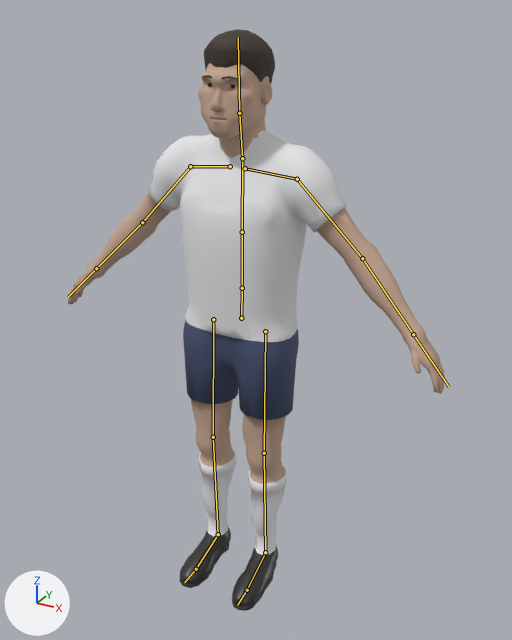
The Blender file assets/figure/figure.blend, before and after one commit.
Rendered twice from a 50 mm lens placed at (1.038, -1.778, 1.871), pointed at (0.059, 0.003, 0.981). Lighting does not change. The marker at lower left points along +X, +Y and +Z. The older version comes first. The bones that bend it are drawn over the model as lines.

The first picture shows 'body', 'eyes', 'hair_short'.
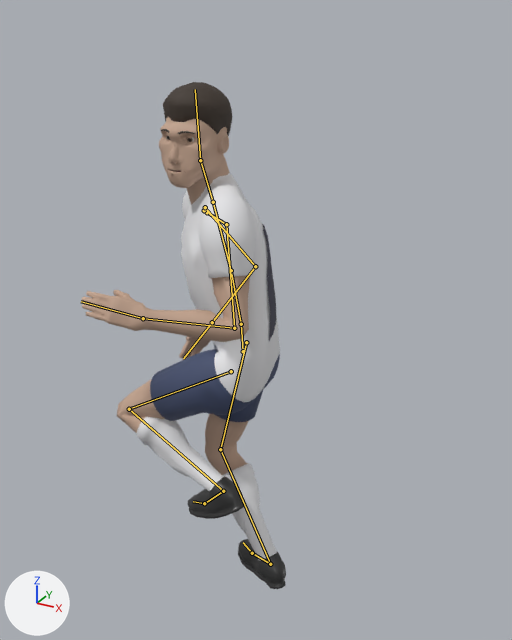
The newer file adds an action. The first version stands in its rest pose; the second is drawn at frame 14 of the action 'jog_BR'.

The change, as a diff of the scene's bpy script:
```diff
--- a/assets/figure/figure.blend.py
+++ b/assets/figure/figure.blend.py
@@ bone_hips @@
 bone_hips = bpy.data.objects['rig'].pose.bones['hips']  # child of 'root'
-bone_hips.location = (0.0, 0.0, 0.0)
-bone_hips.rotation_quaternion = (1.0, 0.0, 0.0, 0.0)  # degrees (0, 0, 0)
+bone_hips.location = (-0.002, -0.123, -0.018)
+bone_hips.rotation_quaternion = (0.789, 0.055, -0.611, -0.032)  # degrees (27, -74, -25)
@@ bone_spine @@
 bone_spine = bpy.data.objects['rig'].pose.bones['spine']  # child of 'hips'
-bone_spine.rotation_quaternion = (1.0, 0.0, 0.0, 0.0)  # degrees (0, 0, 0)
+bone_spine.rotation_quaternion = (0.993, 0.053, 0.099, 0.044)  # degrees (7, 11, 6)
@@ bone_chest @@
 bone_chest = bpy.data.objects['rig'].pose.bones['chest']  # child of 'spine'
-bone_chest.rotation_quaternion = (1.0, 0.0, 0.0, 0.0)  # degrees (0, 0, 0)
+bone_chest.rotation_quaternion = (0.988, 0.034, 0.153, 0.009)  # degrees (4, 18, 2)
@@ bone_neck @@
 bone_neck = bpy.data.objects['rig'].pose.bones['neck']  # child of 'chest'
-bone_neck.rotation_quaternion = (1.0, 0.0, 0.0, 0.0)  # degrees (0, 0, 0)
+bone_neck.rotation_quaternion = (0.983, -0.029, 0.169, -0.071)  # degrees (-5, 19, -9)
@@ bone_head @@
 bone_head = bpy.data.objects['rig'].pose.bones['head']  # child of 'neck'
-bone_head.rotation_quaternion = (1.0, 0.0, 0.0, 0.0)  # degrees (0, 0, 0)
+bone_head.rotation_quaternion = (0.974, -0.036, 0.213, -0.067)  # degrees (-6, 24, -9)
@@ bone_upper_arm_l @@
 bone_upper_arm_l = bpy.data.objects['rig'].pose.bones['upper_arm_L']  # child of 'shoulder_L'
-bone_upper_arm_l.rotation_quaternion = (1.0, 0.0, 0.0, 0.0)  # degrees (0, 0, 0)
+bone_upper_arm_l.rotation_quaternion = (0.955, 0.129, -0.052, -0.262)  # degrees (16, -2, -31)
@@ bone_forearm_l @@
 bone_forearm_l = bpy.data.objects['rig'].pose.bones['forearm_L']  # child of 'upper_arm_L'
-bone_forearm_l.rotation_quaternion = (1.0, 0.0, 0.0, 0.0)  # degrees (0, 0, 0)
+bone_forearm_l.rotation_quaternion = (0.714, 0.7, 0.0, 0.0)  # degrees (89, 0, 0)
@@ bone_hand_l @@
 bone_hand_l = bpy.data.objects['rig'].pose.bones['hand_L']  # child of 'forearm_L'
-bone_hand_l.rotation_quaternion = (1.0, 0.0, 0.0, 0.0)  # degrees (0, 0, 0)
+bone_hand_l.rotation_quaternion = (0.997, 0.079, 0.0, 0.001)  # degrees (9, 0, 0)
@@ bone_upper_arm_r @@
 bone_upper_arm_r = bpy.data.objects['rig'].pose.bones['upper_arm_R']  # child of 'shoulder_R'
-bone_upper_arm_r.rotation_quaternion = (1.0, 0.0, 0.0, 0.0)  # degrees (0, 0, 0)
+bone_upper_arm_r.rotation_quaternion = (0.942, -0.183, -0.066, 0.272)  # degrees (-22, -1, 32)
@@ bone_forearm_r @@
 bone_forearm_r = bpy.data.objects['rig'].pose.bones['forearm_R']  # child of 'upper_arm_R'
-bone_forearm_r.rotation_quaternion = (1.0, 0.0, 0.0, 0.0)  # degrees (0, 0, 0)
+bone_forearm_r.rotation_quaternion = (0.851, 0.525, 0.0, 0.0)  # degrees (63, 0, 0)
@@ bone_thigh_l @@
 bone_thigh_l = bpy.data.objects['rig'].pose.bones['thigh_L']  # child of 'hips'
-bone_thigh_l.rotation_quaternion = (1.0, 0.0, 0.0, 0.0)  # degrees (0, 0, 0)
+bone_thigh_l.rotation_quaternion = (0.837, -0.521, 0.156, -0.061)  # degrees (-65, 11, -16)
@@ bone_shin_l @@
 bone_shin_l = bpy.data.objects['rig'].pose.bones['shin_L']  # child of 'thigh_L'
-bone_shin_l.rotation_quaternion = (1.0, 0.0, 0.0, 0.0)  # degrees (0, 0, 0)
+bone_shin_l.rotation_quaternion = (0.5, 0.866, -0.005, -0.002)  # degrees (120, 0, -1)
@@ bone_foot_l @@
 bone_foot_l = bpy.data.objects['rig'].pose.bones['foot_L']  # child of 'shin_L'
-bone_foot_l.rotation_quaternion = (1.0, 0.0, 0.0, 0.0)  # degrees (0, 0, 0)
+bone_foot_l.rotation_quaternion = (0.925, -0.313, 0.123, 0.175)  # degrees (-35, 20, 15)
@@ bone_toe_l @@
 bone_toe_l = bpy.data.objects['rig'].pose.bones['toe_L']  # child of 'foot_L'
-bone_toe_l.rotation_quaternion = (1.0, 0.0, 0.0, 0.0)  # degrees (0, 0, 0)
+bone_toe_l.rotation_quaternion = (0.998, -0.07, -0.003, 0.0)  # degrees (-8, 0, 0)
@@ bone_thigh_r @@
 bone_thigh_r = bpy.data.objects['rig'].pose.bones['thigh_R']  # child of 'hips'
-bone_thigh_r.rotation_quaternion = (1.0, 0.0, 0.0, 0.0)  # degrees (0, 0, 0)
+bone_thigh_r.rotation_quaternion = (0.955, -0.11, 0.258, -0.1)  # degrees (-17, 28, -16)
@@ bone_shin_r @@
 bone_shin_r = bpy.data.objects['rig'].pose.bones['shin_R']  # child of 'thigh_R'
-bone_shin_r.rotation_quaternion = (1.0, 0.0, 0.0, 0.0)  # degrees (0, 0, 0)
+bone_shin_r.rotation_quaternion = (0.914, 0.406, 0.003, 0.005)  # degrees (48, 0, 1)
@@ bone_foot_r @@
 bone_foot_r = bpy.data.objects['rig'].pose.bones['foot_R']  # child of 'shin_R'
-bone_foot_r.rotation_quaternion = (1.0, 0.0, 0.0, 0.0)  # degrees (0, 0, 0)
+bone_foot_r.rotation_quaternion = (0.935, -0.316, 0.046, 0.156)  # degrees (-36, 11, 15)
```

What differs and where, as boxes [x1, y1, x2, y2] in the pictures (512 x 640 px):
'body', posed (46% narrower, 14% shorter): before [68, 63, 445, 611]; after [82, 117, 286, 589]
'hair_short', posed: before [202, 29, 275, 84]; after [161, 82, 232, 136]
'eyes', posed: before [207, 83, 238, 89]; after [166, 136, 194, 172]
bone 'hips', root to tip: before (241, 318) to (242, 288); after (243, 351) to (241, 324)
bone 'spine', root to tip: before (242, 288) to (242, 232); after (241, 324) to (231, 270)
bone 'chest', root to tip: before (242, 232) to (242, 158); after (231, 270) to (213, 202)
bone 'neck', root to tip: before (242, 158) to (239, 113); after (213, 202) to (200, 160)
bone 'head', root to tip: before (239, 113) to (238, 37); after (200, 160) to (195, 89)
bone 'upper_arm_L', root to tip: before (297, 179) to (362, 258); after (226, 224) to (234, 328)
bone 'forearm_L', root to tip: before (362, 258) to (413, 334); after (234, 328) to (143, 318)
bone 'hand_L', root to tip: before (413, 334) to (449, 387); after (143, 318) to (81, 301)
bone 'upper_arm_R', root to tip: before (190, 166) to (142, 222); after (205, 207) to (255, 266)
bone 'forearm_R', root to tip: before (142, 222) to (96, 268); after (255, 266) to (212, 322)
bone 'thigh_L', root to tip: before (265, 331) to (264, 453); after (231, 371) to (129, 409)
bone 'shin_L', root to tip: before (264, 453) to (265, 552); after (129, 409) to (223, 491)
bone 'foot_L', root to tip: before (265, 552) to (247, 590); after (223, 491) to (204, 503)
bone 'toe_L', root to tip: before (247, 590) to (237, 605); after (204, 503) to (193, 501)
bone 'thigh_R', root to tip: before (213, 319) to (213, 437); after (246, 342) to (220, 449)
bone 'shin_R', root to tip: before (213, 437) to (218, 534); after (220, 449) to (270, 564)
bone 'foot_R', root to tip: before (218, 534) to (196, 569); after (270, 564) to (252, 553)
